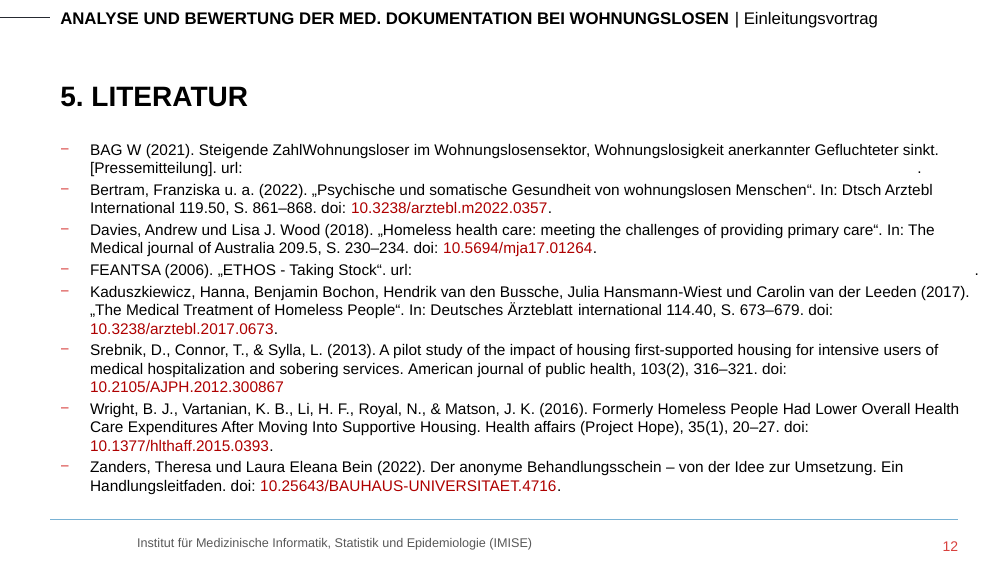
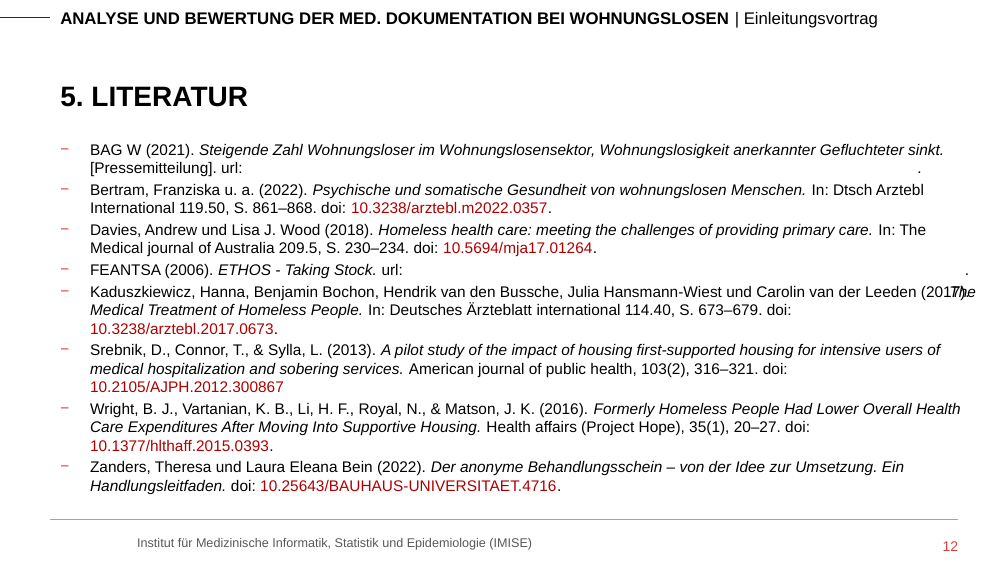
Before and after one commit to RoKuen/masterthesis, a slide deck: slide 12 of Presentations/1_presentation.pptx. Drawn at 1008x567 pixels with LibreOffice and Linux fonts; fonts in the diff are those of the drawing; background and template pictures are left out. Boxes give left, top, right and bottom in pixels: in the first picture for what was removed or moved away, otherwise in the second. Text is boxed around its words. In the diff, an @@ line names an element or a change of style, - is before the commit and + after.

```diff
--- a/Presentations/1_presentation.pptx
+++ b/Presentations/1_presentation.pptx
@@ text at bbox=[90, 144, 976, 334]: text changed @@
-− BAG W (2021). Steigende ZahlWohnungsloser im Wohnungslosensektor, Wohnungslosigkeit anerkannter Gefluchteter sinkt. [Pressemitteilung]. url: https://www.bagw.de/fileadmin/bagw/media/Doc/PRM/PRM_2021_12_21_BAGW_Schaetzung.pdf.
-− Bertram, Franziska u. a. (2022). „Psychische und somatische Gesundheit von wohnungslosen Menschen“. In: Dtsch Arztebl International 119.50, S. 861–868. doi: 10.3238/arztebl.m2022.0357.
-− Davies, Andrew und Lisa J. Wood (2018). „Homeless health care: meeting the challenges of providing primary care“. In: The Medical journal of Australia 209.5, S. 230–234. doi: 10.5694/mja17.01264.
-− FEANTSA (2006). „ETHOS - Taking Stock“. url: https://www.feantsa.org/public/user/Resources/resources/ethospaper2006.pdf.pdf.
-− Kaduszkiewicz, Hanna, Benjamin Bochon, Hendrik van den Bussche, Julia Hansmann-Wiest und Carolin van der Leeden (2017). „The Medical Treatment of Homeless People“. In: Deutsches Ärzteblatt international 114.40, S. 673–679. doi: 10.3238/arztebl.2017.0673.
+− BAG W (2021). Steigende Zahl Wohnungsloser im Wohnungslosensektor, Wohnungslosigkeit anerkannter Gefluchteter sinkt. [Pressemitteilung]. url: https://www.bagw.de/fileadmin/bagw/media/Doc/PRM/PRM_2021_12_21_BAGW_Schaetzung.pdf.
+− Bertram, Franziska u. a. (2022). Psychische und somatische Gesundheit von wohnungslosen Menschen. In: Dtsch Arztebl International 119.50, S. 861–868. doi: 10.3238/arztebl.m2022.0357.
+− Davies, Andrew und Lisa J. Wood (2018). Homeless health care: meeting the challenges of providing primary care. In: The Medical journal of Australia 209.5, S. 230–234. doi: 10.5694/mja17.01264.
+− FEANTSA (2006). ETHOS - Taking Stock. url: https://www.feantsa.org/public/user/Resources/resources/ethospaper2006.pdf.pdf.
+− Kaduszkiewicz, Hanna, Benjamin Bochon, Hendrik van den Bussche, Julia Hansmann-Wiest und Carolin van der Leeden (2017). The Medical Treatment of Homeless People. In: Deutsches Ärzteblatt international 114.40, S. 673–679. doi: 10.3238/arztebl.2017.0673.
@@ text at bbox=[90, 344, 961, 494]: italic on in "A pilot study of the impact of ...", "Formerly Homeless People Had Lower Overall Health ...", "Der anonyme Behandlungsschein – von der Idee ..." @@
```
Also in this commit, not shown: 6 other slides changed.
